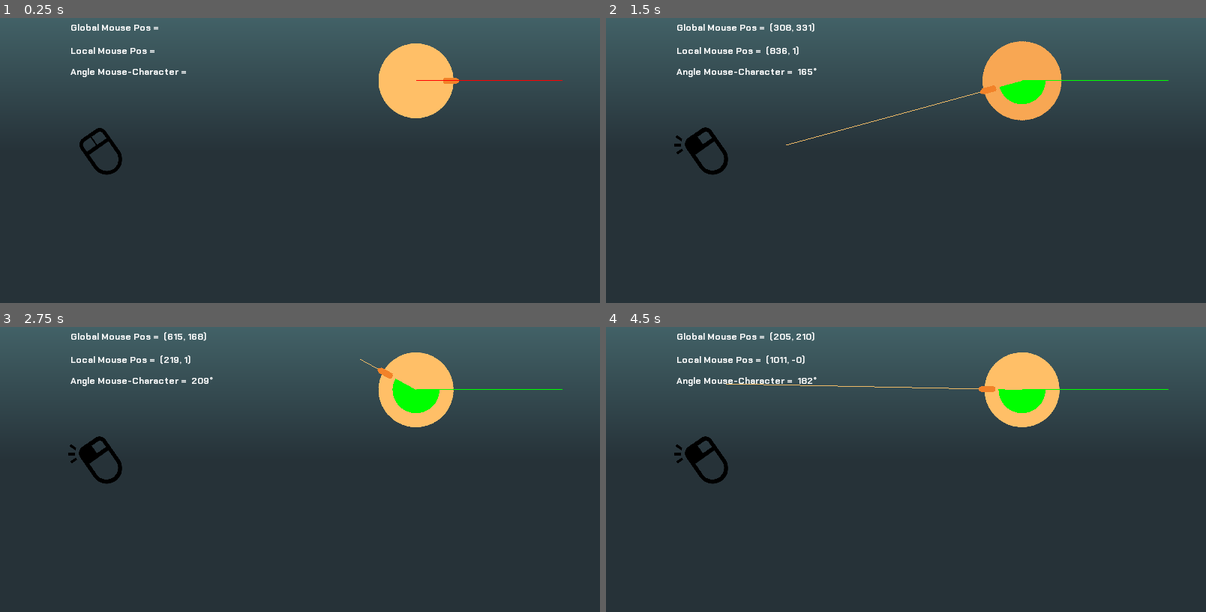
Above: before the commit, frames 1-4 (two rows, left to right).
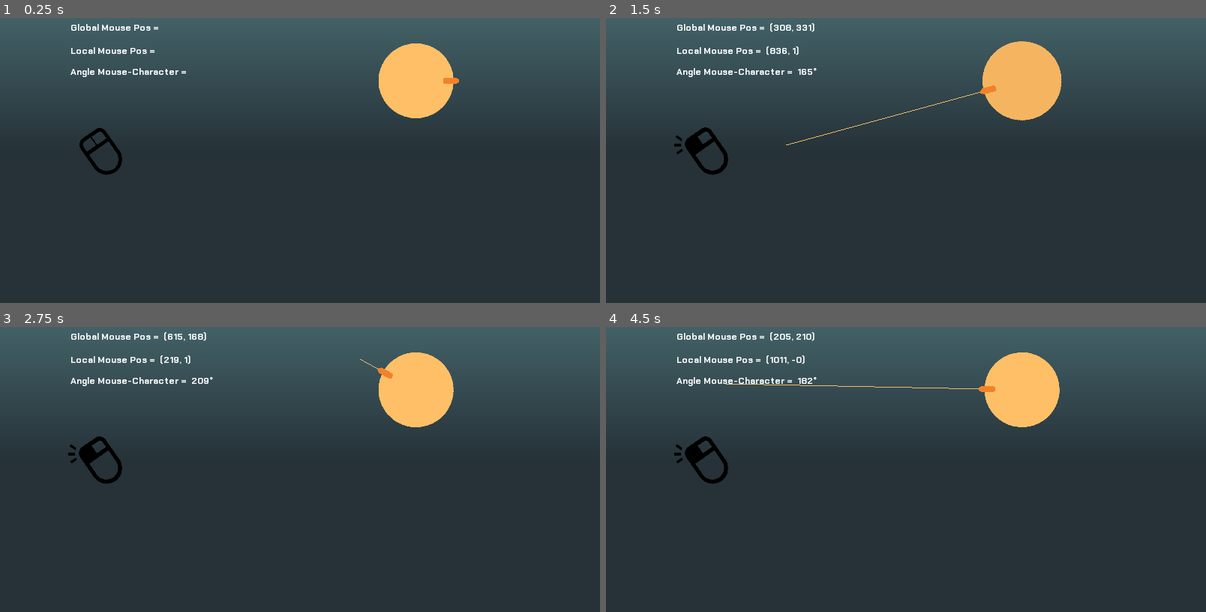
Above: after the commit, the same moments.

Repository: crystal-bit/mouse-input
Game: Godot game, scene res://InputMappingTutorial.tscn
Same seed, same stepped clock (60 frames per second), same inputs: the game is played once before the commit and once after it.
Inputs (mouse positions are in pixels of both pictures, inside the frame that each line leads up to):
- Up to frame 1 (0.25 s): no input
- Up to frame 2 (1.5 s): tap Enter at 0.5 s; move the mouse to (1020, 80) at 0.52 s; press the mouse at (1020, 80) at 0.53 s; hold Right 0.53-1.28 s; move the mouse to (786, 146) at 1.27 s; release the mouse at (786, 146) at 1.28 s; hold Down from 1.28 s (still down); right-click (786, 146) at 1.35 s; click (786, 146) at 1.42 s
- Up to frame 3 (2.75 s): tap Space at 2 s; move the mouse to (360, 358) at 2.02 s; release Down at 2.03 s; press the mouse at (360, 358) at 2.03 s; hold Right from 2.03 s (still down)
- Up to frame 4 (4.5 s): tap Enter at 2.75, 4.25 s; move the mouse to (876, 506) at 2.77 s; release Right at 2.78 s; release the mouse at (876, 506) at 2.78 s; hold Up 2.78-3.53 s; right-click (876, 506) at 2.85 s; click (876, 506) at 2.92 s; tap Space at 3.5 s; move the mouse to (1086, 489) at 3.52 s; press the mouse at (1086, 489) at 3.53 s; hold Left from 3.53 s (still down); move the mouse to (726, 384) at 4.27 s; release the mouse at (726, 384) at 4.28 s; right-click (726, 384) at 4.35 s; click (726, 384) at 4.42 s

The runs differ from the first frame. In frame 1, less than 0.1% of the frame differs, in the area x 69-94%, y 21-23%; in frame 2, 0.5%; in frame 3, 0.6%, in the area x 65-94%, y 18-31%; in frame 4, 0.6%.

Commit message:
Update color interpolation and remove unused code

Diff:
--- a/Character.gd
+++ b/Character.gd
@@ -37,7 +37,6 @@
 
 func _draw():
 	if mouse_pressed:
-		print(get_local_mouse_position().ceil().y)
 		draw_line(Vector2(), get_local_mouse_position(), Color.aliceblue)
 
 	if draw_axis:
--- a/InputMappingTutorial.tscn
+++ b/InputMappingTutorial.tscn
@@ -45,7 +45,7 @@
 "times": PoolRealArray( 0, 0.3 ),
 "transitions": PoolRealArray( 1, 1 ),
 "update": 0,
-"values": [ Color( 1, 0.752941, 0.407843, 1 ), Color( 0.905882, 0.411765, 0.113725, 1 ) ]
+"values": [ Color( 1, 0.752941, 0.407843, 1 ), Color( 0.870588, 0.607843, 0.298039, 1 ) ]
 }
 
 [sub_resource type="Animation" id=6]
@@ -74,7 +74,7 @@
 "times": PoolRealArray( 0, 0.4, 0.8 ),
 "transitions": PoolRealArray( 1, 1, 1 ),
 "update": 0,
-"values": [ Color( 0.905882, 0.411765, 0.113725, 1 ), Color( 0.803922, 0.819608, 0.298039, 1 ), Color( 0.905882, 0.411765, 0.113725, 1 ) ]
+"values": [ Color( 0.870588, 0.607843, 0.298039, 1 ), Color( 1, 0.752941, 0.407843, 1 ), Color( 0.870588, 0.607843, 0.298039, 1 ) ]
 }
 
 [sub_resource type="Animation" id=7]
@@ -101,7 +101,7 @@
 "times": PoolRealArray( 0, 0.3 ),
 "transitions": PoolRealArray( 1, 1 ),
 "update": 0,
-"values": [ Color( 0.905882, 0.411765, 0.113725, 1 ), Color( 1, 0.752941, 0.407843, 1 ) ]
+"values": [ Color( 0.870588, 0.607843, 0.298039, 1 ), Color( 1, 0.752941, 0.407843, 1 ) ]
 }
 
 [node name="InputMappingTutorial" type="Node2D"]
@@ -239,7 +239,6 @@
 [node name="AngleIndicator" type="Node2D" parent="."]
 script = ExtResource( 7 )
 characterPath = NodePath("../Character")
-draw_angle = true
 
 [connection signal="angle_changed" from="Character" to="GUIControls" method="_on_Character_angle_changed"]
 [connection signal="mouse_entered" from="Character/Area2D" to="Character" method="_on_Area2D_mouse_entered"]
--- a/JoypadControls.gd
+++ /dev/null
@@ -1,61 +0,0 @@
-extends Node2D
-
-onready var player = get_node("../../AnimatedSprite")
-
-func _process(delta):
-	# if UP button pressed
-	if Input.is_joy_button_pressed(0, 12):
-		$Up.show()
-		$Rest/Up.hide()
-	else:
-		$Up.hide()
-		$Rest/Up.show()
-	# if DOWN button pressed
-	if Input.is_joy_button_pressed(0, 13):
-		$Down.show()
-		$Rest/Down.hide()
-	else:
-		$Down.hide()
-		$Rest/Down.show()
-	# If LEFT button pressed
-	if Input.is_joy_button_pressed(0, 14):
-		$Left.show()
-		$Rest/Left.hide()
-	else:
-		$Left.hide()
-		$Rest/Left.show()
-	# If RIGHT button pressed
-	if Input.is_joy_button_pressed(0, 15):
-		$Right.show()
-		$Rest/Right.hide()
-	else:
-		$Right.hide()
-		$Rest/Right.show()
-
-func _input(event):
-	if event is InputEventJoypadButton:
-		print("Il pulsante premuto ha codice = ", event.button_index)
-
-func _hide_all():
-	$Down.hide()
-	$Up.hide()
-	$Left.hide()
-	$Right.hide()
-	$Rest/Right.show()
-	$Rest/Left.show()
-	$Rest/Up.show()
-	$Rest/Down.show()
-
-func _press_direction(direction):
-	if direction.x > 0:
-		$Right.show()
-		$Rest/Right.hide()
-	if direction.x < 0:
-		$Left.show()
-		$Rest/Left.hide()
-	if direction.y > 0:
-		$Down.show()
-		$Rest/Down.hide()
-	if direction.y < 0:
-		$Up.show()
-		$Rest/Up.hide()
